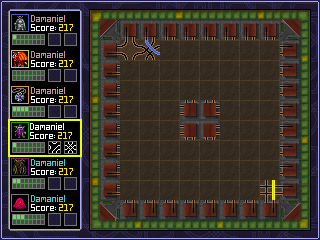
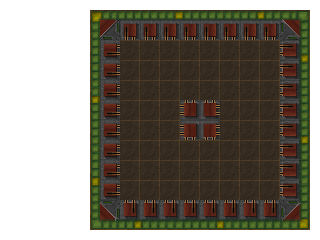
Two versions of the same layered image (320x240). Layer-by-layer changes:
moved "Layer #1" into group "Player List", painted on it over box(8, 12, 82, 228)
moved "Layer" into group "Player List", painted on it over box(0, 0, 320, 240)
renamed "Pasted Layer" to "Board", painted on it over box(120, 40, 280, 200)
hid "Background" over box(0, 0, 320, 240)
